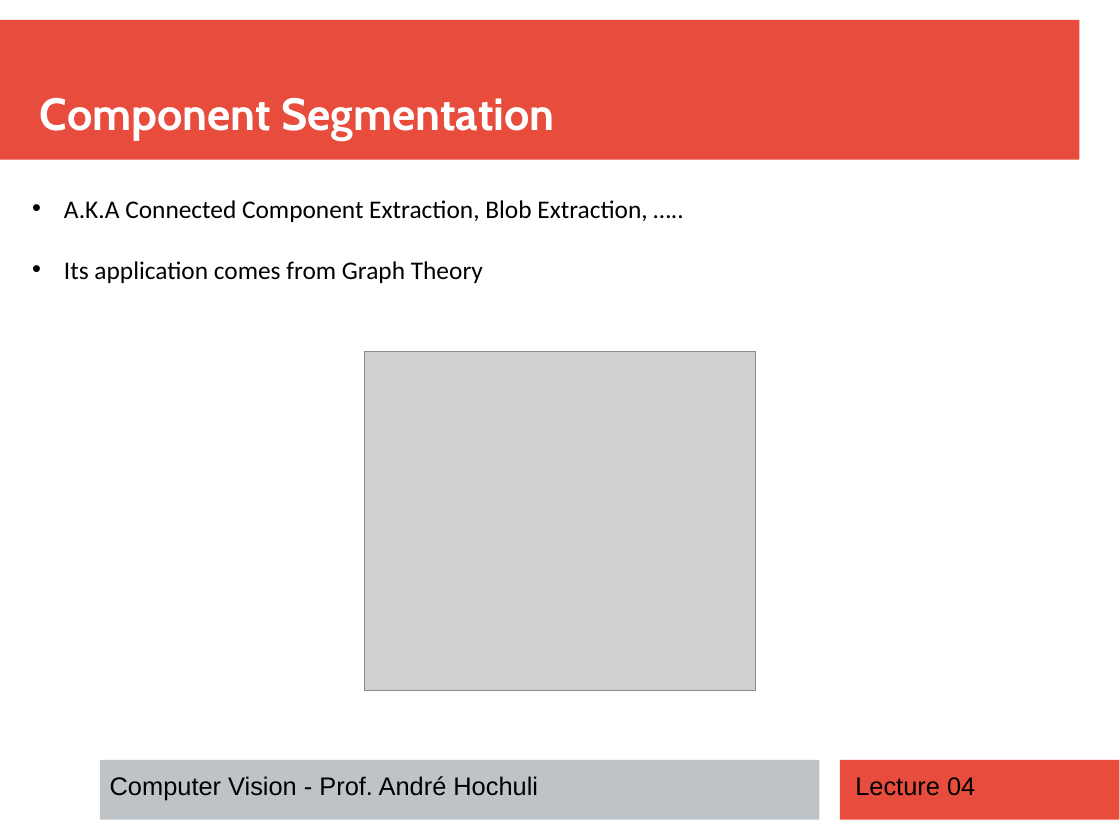
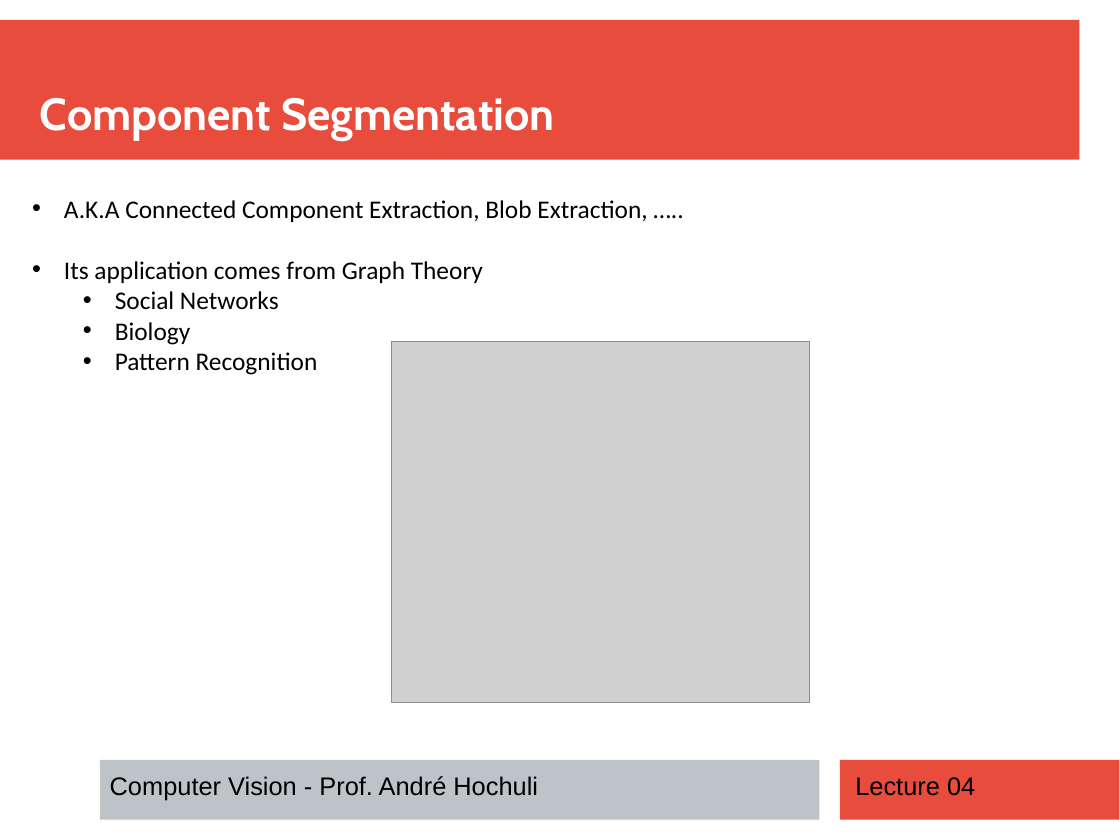
Before and after one commit to andrehochuli/teaching, a slide deck: slide 3 of ComputerVision/Lecture 04 - Finding Components/Lecture 04 - Component Segmentation.pptx. Drawn at 1120x840 pixels with LibreOffice and Linux fonts; fonts in the diff are those of the drawing; grey boxes stand for pictures. Boxes give left, top, right and bottom in pixels: in the first picture for what was removed or moved away, otherwise in the second. Text is boxed around its words. In the diff, an @@ line names an element or a change of style, - is before the commit and + after.

Commit message:
Adding Lecture 04 - PPT v1

```diff
--- a/ComputerVision/Lecture 04 - Finding Components/Lecture 04 - Component Segmentation.pptx
+++ b/ComputerVision/Lecture 04 - Finding Components/Lecture 04 - Component Segmentation.pptx
@@ text at (x1=115, y1=291, x2=318, y2=375): paragraphs added @@
+  • Social Networks
+  • Biology
+  • Pattern Recognition
@@ picture resized from (x1=365, y1=352, x2=756, y2=691) to (x1=392, y1=341, x2=810, y2=703) @@
```
Also in this commit, not shown: 1 other slide changed, 15 slides added, 1 slide removed, 12 other files.
